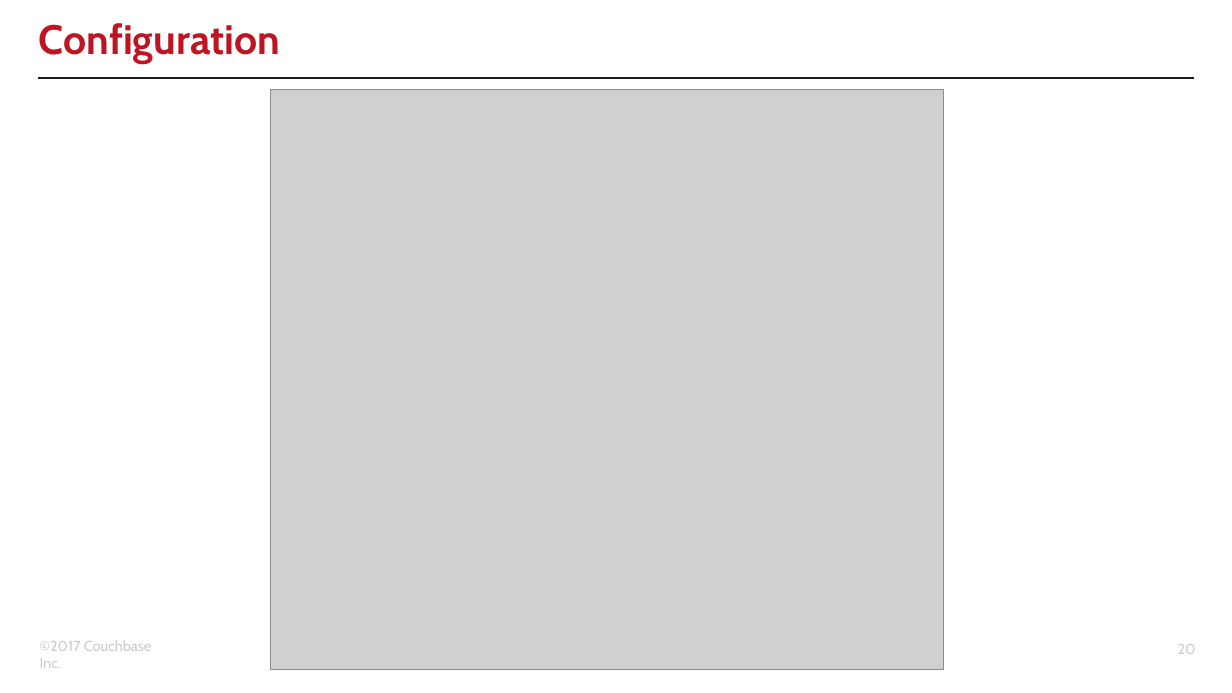
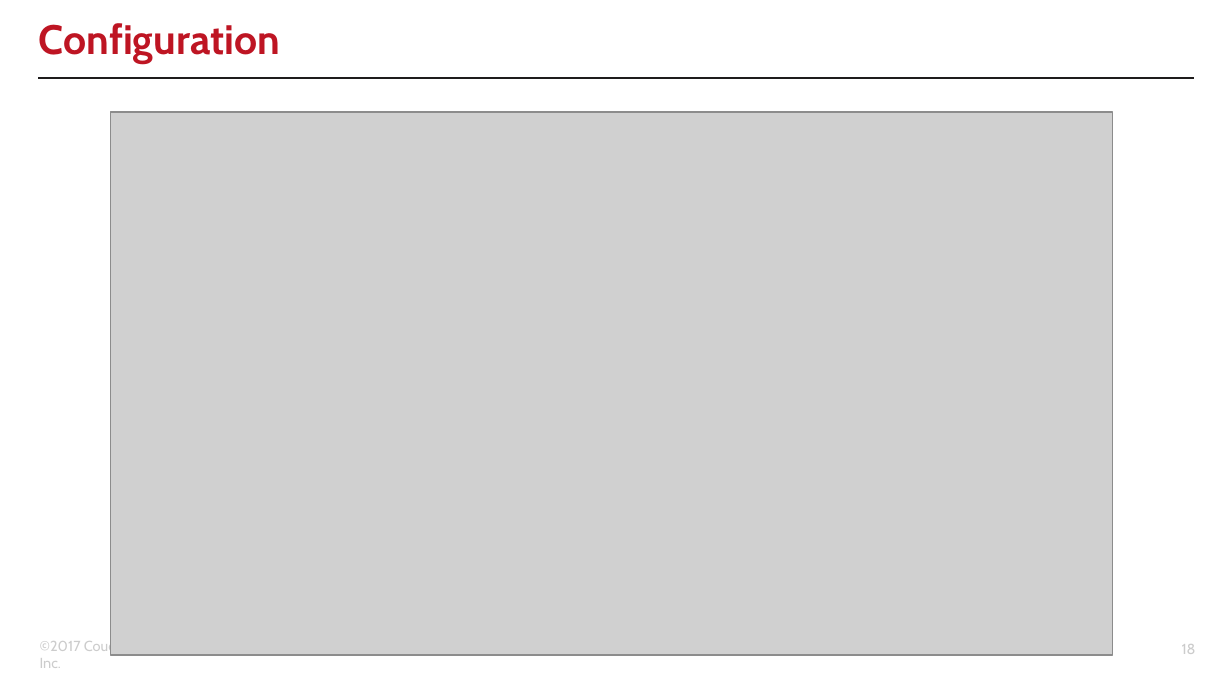
Before and after one commit to couchbaselabs/aspnet-nosql-workshop, a slide deck: slide 18 of 01/01.pptx (slide 20 before the commit). Drawn at 1232x693 pixels with LibreOffice and Linux fonts; fonts in the diff are those of the drawing; grey boxes stand for pictures; background and template pictures are left out. Boxes give left, top, right and bottom in pixels: in the first picture for what was removed or moved away, otherwise in the second. Text is boxed around its words. In the diff, an @@ line names an element or a change of style, - is before the commit and + after.

```diff
--- a/01/01.pptx
+++ b/01/01.pptx
@@ picture: place and size @@
-picture at <box>271,90,944,670</box>
+picture at <box>110,112,1111,655</box>
@@ page number at <box>1182,644,1196,654</box>: text changed @@
-20
+18
```
Also in this commit, not shown: 9 other slides changed, 4 slides added, 5 slides removed, 18 other files.
